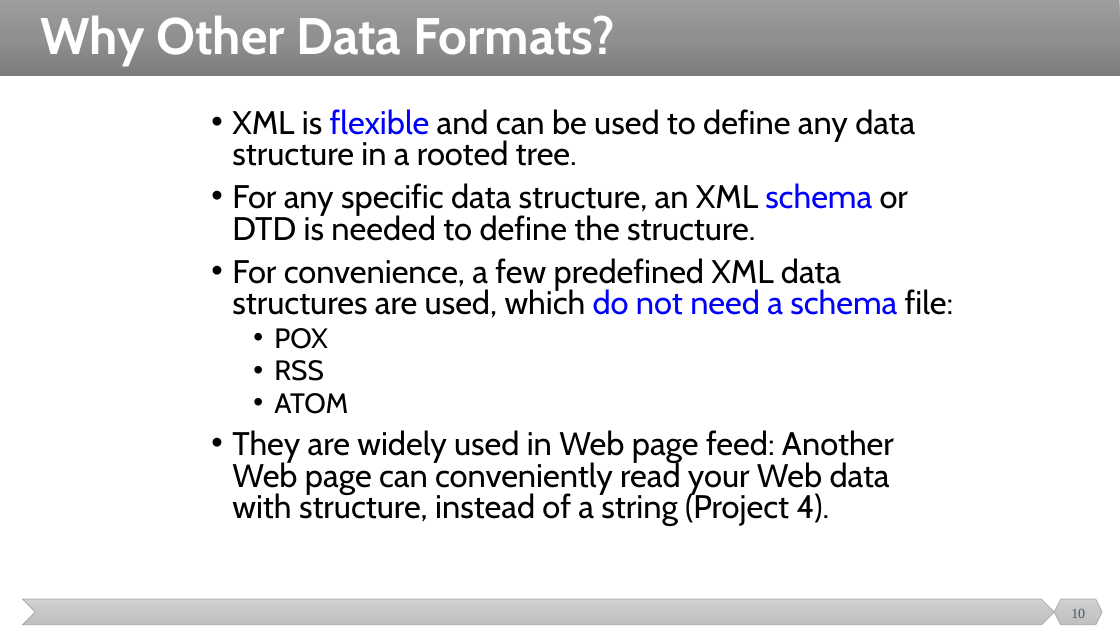
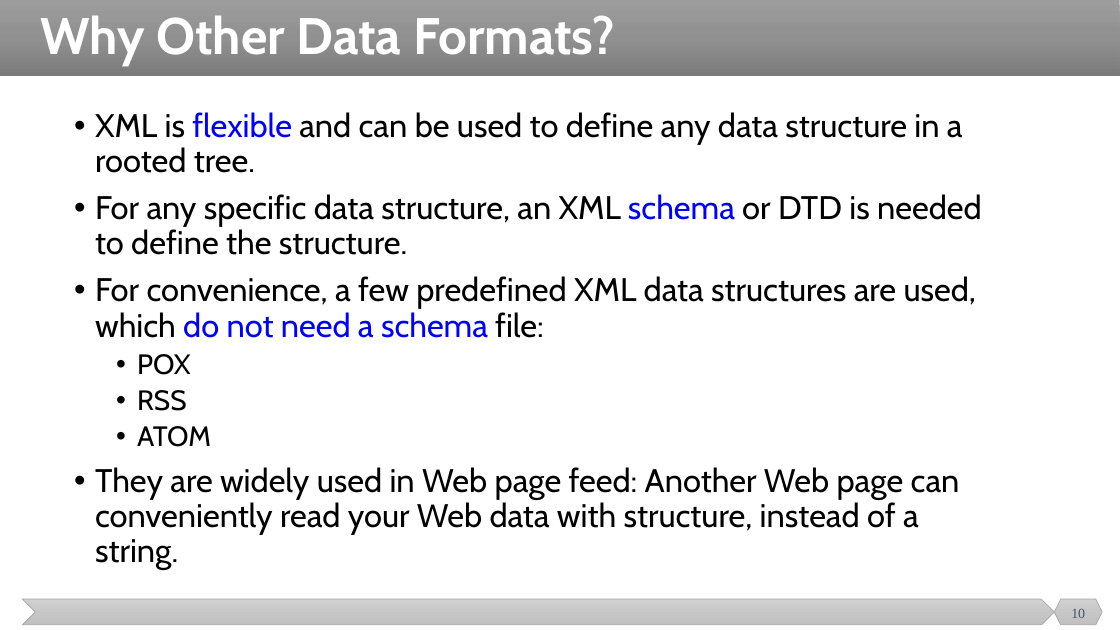
Before and after one commit to malenezi/malenezi, a slide deck: slide 10 of SE495/Lectures/5-SOA/Other Web Data and Standards.pptx. Drawn at 1120x630 pixels with LibreOffice and Linux fonts; fonts in the diff are those of the drawing. Boxes give left, top, right and bottom in pixels: in the first picture for what was removed or moved away, otherwise in the second. Text is boxed around its words. In the diff, an @@ line names an element or a change of style, - is before the commit and + after.

```diff
--- a/SE495/Lectures/5-SOA/Other Web Data and Standards.pptx
+++ b/SE495/Lectures/5-SOA/Other Web Data and Standards.pptx
@@ text "XML is flexible and can ..." moved from (x1=232, y1=109, x2=954, y2=526) to (x1=95, y1=112, x2=982, y2=570) @@
@@ text at (x1=95, y1=112, x2=982, y2=447): line spacing 0.8 to 0.9 @@
@@ text at (x1=95, y1=467, x2=960, y2=570): text changed @@
-• They are widely used in Web page feed: Another Web page can conveniently read your Web data with structure, instead of a string (Project 4).
+• They are widely used in Web page feed: Another Web page can conveniently read your Web data with structure, instead of a string.
```
Also in this commit, not shown: 8 other slides changed, 6 other files.
